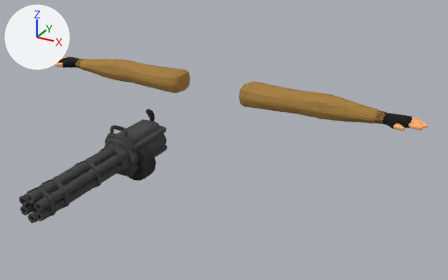
Renders of the Blender file FPS Game/Assets/Models/guns/arms_minigun.blend from each side of a commit.
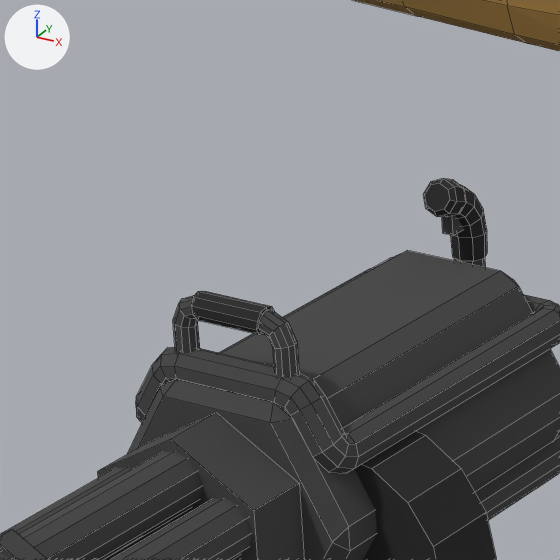
Each version appears first whole from a camera (50 mm lens) standing at (6.36, -11.13, 9.79) and looking at (1.12, -1.6, 5.03), and next in a close-up on the part from 19% to 37% of the width and 30% to 58% of the height. The lights are fixed; the arrows at upper left show +X, +Y and +Z. The close-ups show mesh edges as thin lines.

In view in the first close-up: 'Mesh.001', 'minigun'.
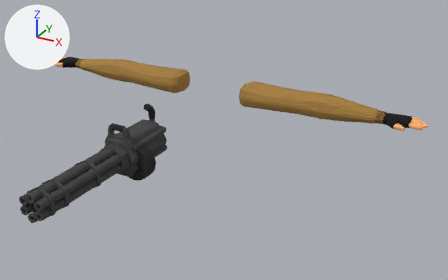
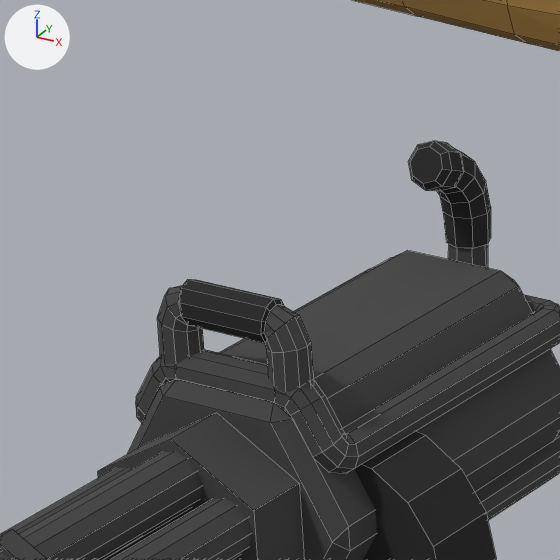
Where the change shows, as pixel boxes [x1, y1, x2, y2] in the close-ups (560 x 560 px):
'minigun', reshaped: before [0, 178, 560, 560]; after [0, 141, 560, 560]
part 1 of me_cylinder_007, rebuilt (24% wider, 31% taller): before [173, 291, 299, 378]; after [157, 279, 314, 393]
part 2 of me_cylinder_007, rebuilt (29% wider, 41% taller): before [423, 178, 487, 268]; after [408, 141, 491, 268]
part 3 of me_cylinder_007, deleted: before [442, 216, 463, 235]

Patch to the scene script:
```diff
--- a/FPS Game/Assets/Models/guns/arms_minigun.blend.py
+++ b/FPS Game/Assets/Models/guns/arms_minigun.blend.py
@@ me_cylinder_007 @@
 # used by ob_minigun; location = (-0.7, -2.162, 4.66); rotation_euler = (1.571, 0.524, 0.0), in degrees (90, 30, 0); scale = (0.413, 0.413, 0.413)
-me_cylinder_007.from_pydata(...)  # 952 vertices, 785 faces; spans x -1.06..1.58, y -1.15..1.41, z -2.04..6.55
+me_cylinder_007.from_pydata(...)  # 944 vertices, 779 faces; spans x -1.17..1.58, y -1.15..1.6, z -2.07..6.55
+# me_cylinder_007 part 1: the loose piece of 100 vertices spanning x -1.06..-0.05, y 0.58..1.41, z 0.66..0.85 is rebuilt with 100 vertices and now spans x -1.17..0.06, y 0.5..1.51, z 0.63..0.89
+# me_cylinder_007 part 2: the loose piece of 80 vertices spanning x -0.82..-0.14, y 0.36..1.33, z -2.04..-1.52 is rebuilt with 80 vertices and now spans x -1.0..-0.11, y 0.35..1.6, z -2.07..-1.4
+# me_cylinder_007 part 3: the loose piece of 8 vertices spanning x -0.68..-0.5, y 0.92..1.14, z -1.87..-1.67 is deleted
 me_cylinder_007.materials.append(mat_material_005)
```
